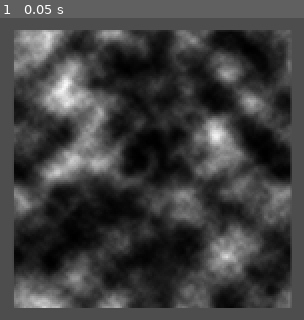
Above: before the commit, frame 1.
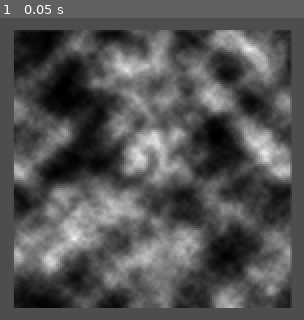
Above: after the commit, the same moment.

Repository: MidnightWolfe/COMP360-A1
Game: Godot game, scene res://greyscale image.tscn
Same seed, same stepped clock (60 frames per second), same inputs: the game is played once before the commit and once after it.
Inputs:
- Up to frame 1 (0.05 s): no input

The runs differ from the first frame. In frame 1, 68% of the frame differs, in the area x 4-97%, y 3-97%.

Commit message:
Inverse of previous code. (More White than black).

Diff:
--- a/assignment-1/2dgreyscale.gd
+++ b/assignment-1/2dgreyscale.gd
@@ -22,7 +22,7 @@
 	for x in range (200):
 		for y in range(200):
 			#Trying to change the black / white ratio in the image and give highlights
-			image.set_pixel(x, y, Color(1.0,1.0,1.0,1.0) * -image_noise.get_pixel(x,y) * -image_noise.get_pixel(x,y))
+			image.set_pixel(x, y, Color(1.0,1.0,1.0,1.0) * image_noise.get_pixel(x,y) * image_noise.get_pixel(x,y))
 	var texture = ImageTexture.create_from_image(image)
 	var sprite = Sprite2D.new()
 	sprite.position = Vector2(600,200)
